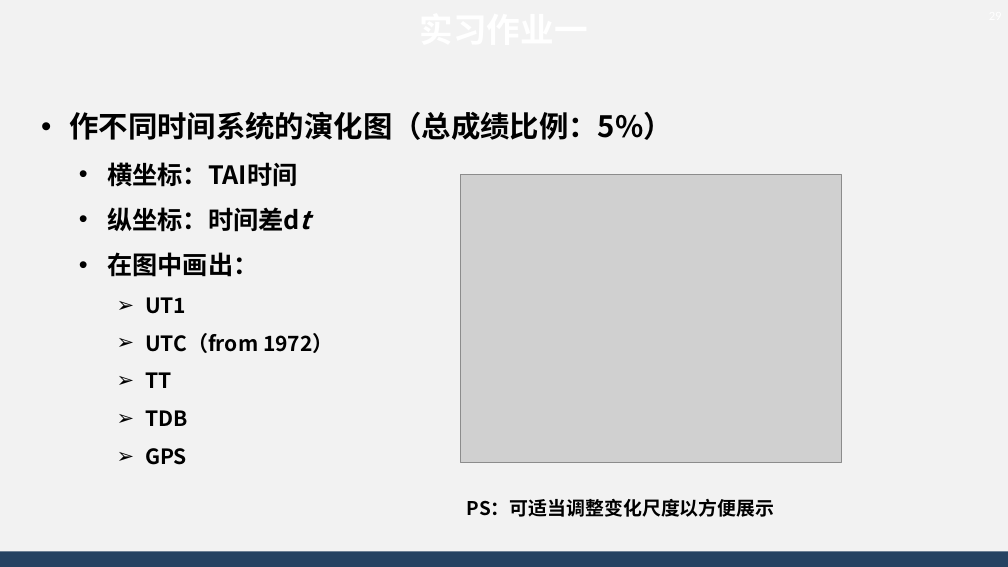
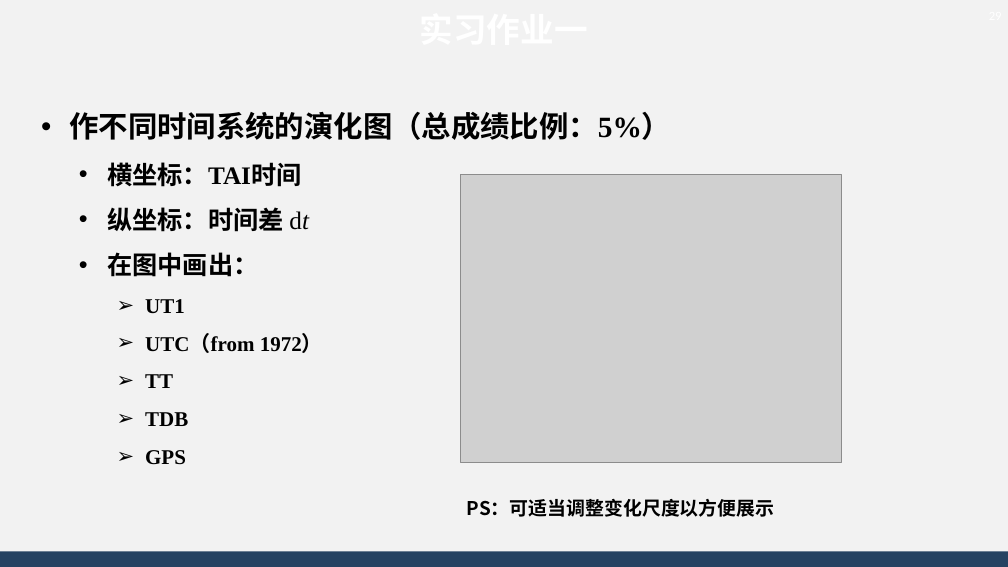
Before and after one commit to AsBackup/DAOSSA, a slide deck: slide 29 of 01 天球概念与时间系统.pptx. Drawn at 1008x567 pixels with LibreOffice and Linux fonts; fonts in the diff are those of the drawing; grey boxes stand for pictures; background and template pictures are left out. Boxes give left, top, right and bottom in pixels: in the first picture for what was removed or moved away, otherwise in the second. Text is boxed around its words. In the diff, an @@ line names an element or a change of style, - is before the commit and + after.

```diff
--- a/01 天球概念与时间系统.pptx
+++ b/01 天球概念与时间系统.pptx
@@ text at [69, 112, 671, 465]: font Noto Sans CJK SC to Times New Roman in "作不同时间系统的演化图（总成绩比例：5%）", "横坐标：TAI时间", "在图中画出：", "UT1" and 4 more places @@
@@ text at [107, 207, 309, 232]: text changed; font Noto Sans CJK SC to Times New Roman @@
-  • 纵坐标：时间差dt
+  • 纵坐标：时间差 dt
```
Also in this commit, not shown: 9 other slides changed, 2 other files.
